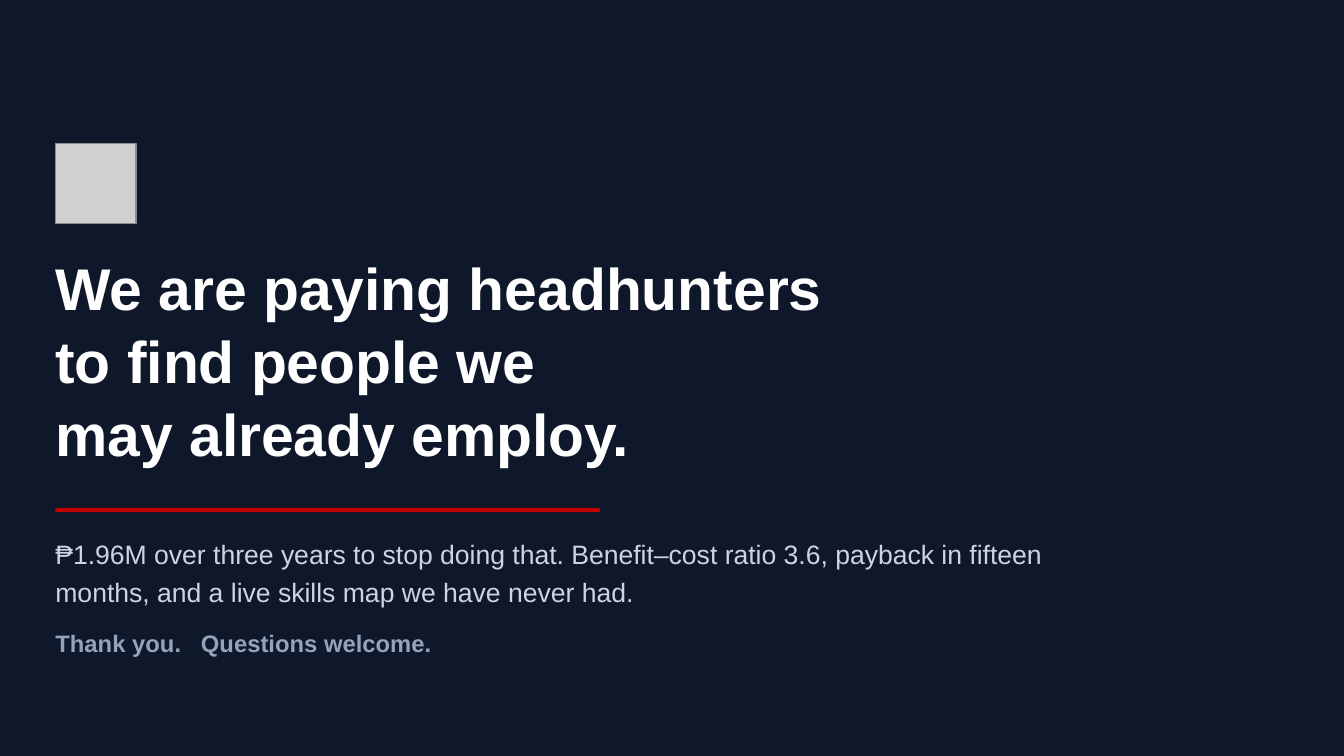
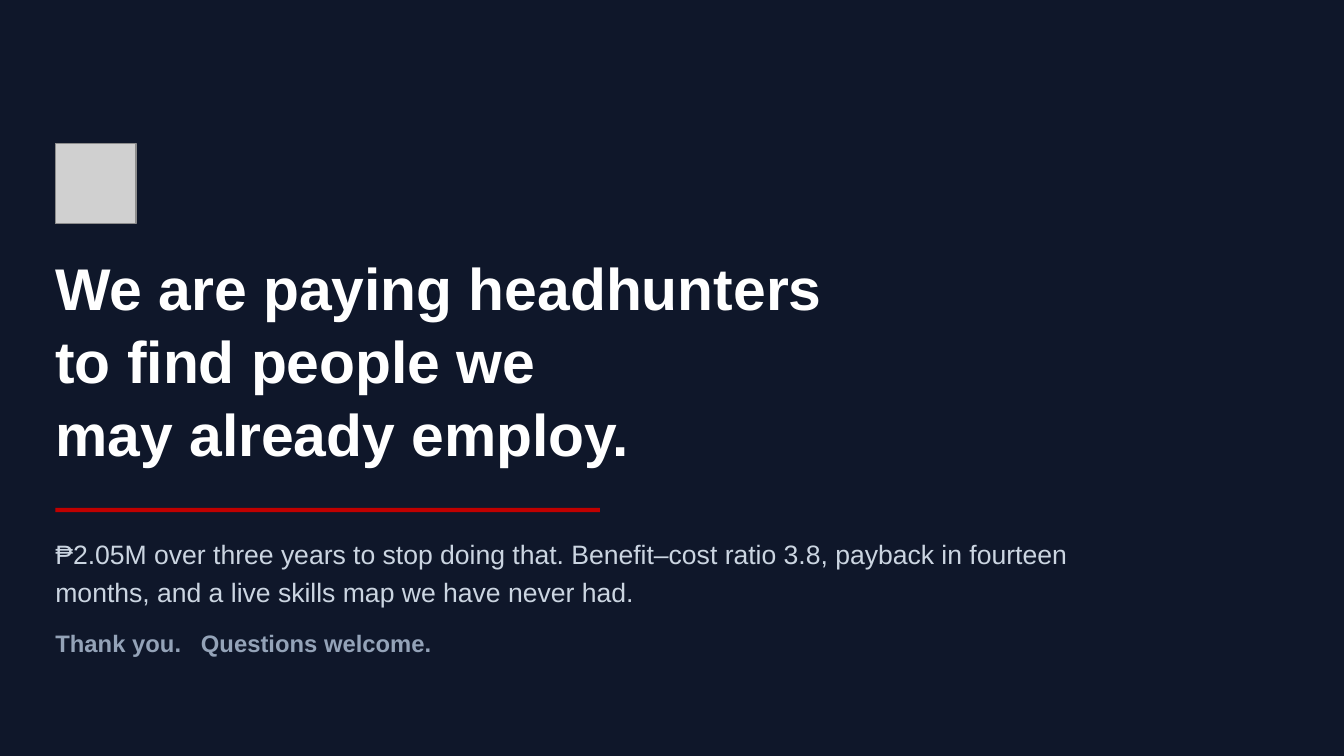
Before and after one commit to Ruffa06/Talent-Marketplace, a slide deck: slide 22 of docs/Growth_Talent_Marketplace_ALP.pptx. Drawn at 1344x756 pixels with LibreOffice and Linux fonts; fonts in the diff are those of the drawing; grey boxes stand for pictures. Boxes give left, top, right and bottom in pixels: in the first picture for what was removed or moved away, otherwise in the second. Text is boxed around its words. In the diff, an @@ line names an element or a change of style, - is before the commit and + after.

```diff
--- a/docs/Growth_Talent_Marketplace_ALP.pptx
+++ b/docs/Growth_Talent_Marketplace_ALP.pptx
@@ text at box(55, 544, 1066, 607): text changed @@
-₱1.96M over three years to stop doing that. Benefit–cost ratio 3.6, payback in fifteen months, and a live skills map we have never had.
+₱2.05M over three years to stop doing that. Benefit–cost ratio 3.8, payback in fourteen months, and a live skills map we have never had.
```
Also in this commit, not shown: 12 other slides changed, 1 slide added, 5 other files.
